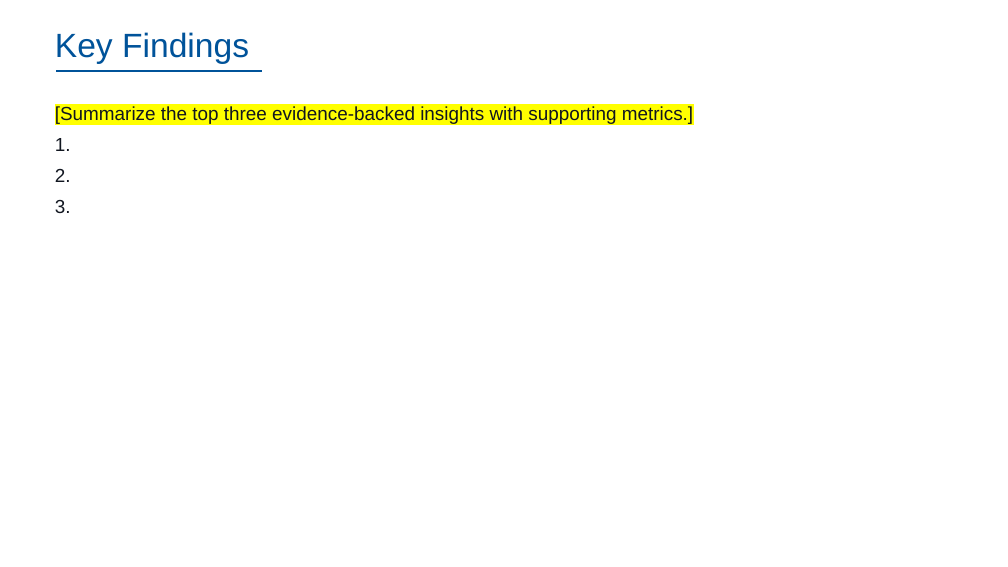
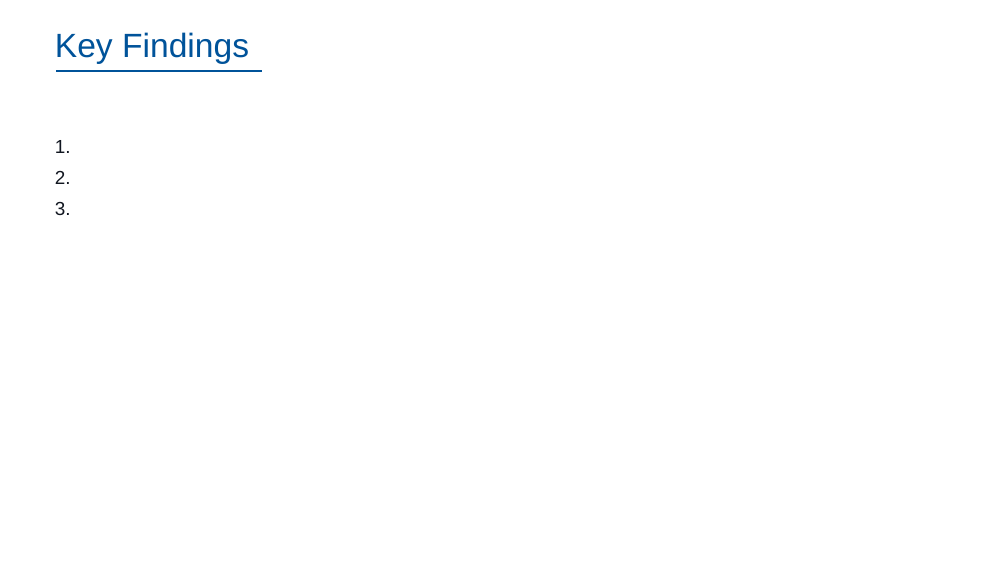
Before and after one commit to dennislamcv1/IBMSA, a slide deck: slide 39 of Systems Analyst Capstone Project/Final SubmissionDL.pptx. Drawn at 1008x567 pixels with LibreOffice and Linux fonts; fonts in the diff are those of the drawing; background and template pictures are left out. Boxes give left, top, right and bottom in pixels: in the first picture for what was removed or moved away, otherwise in the second. Text is boxed around its words. In the diff, an @@ line names an element or a change of style, - is before the commit and + after.

```diff
--- a/Systems Analyst Capstone Project/Final SubmissionDL.pptx
+++ b/Systems Analyst Capstone Project/Final SubmissionDL.pptx
@@ text at [55,106,693,124]: paragraph removed @@
-[Summarize the top three evidence-backed insights with supporting metrics.]
```
Also in this commit, not shown: 7 other slides changed, 3 slides added, 5 slides removed, 12 other files.
